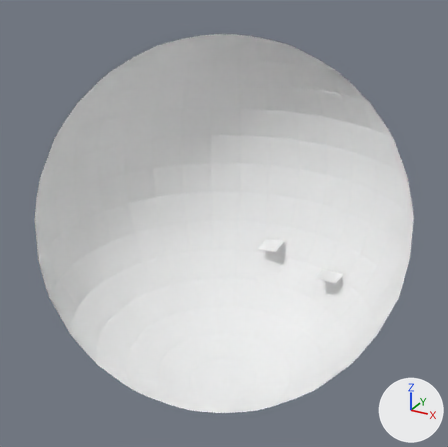
What one commit did to the glTF model assets/scene5.gltf.
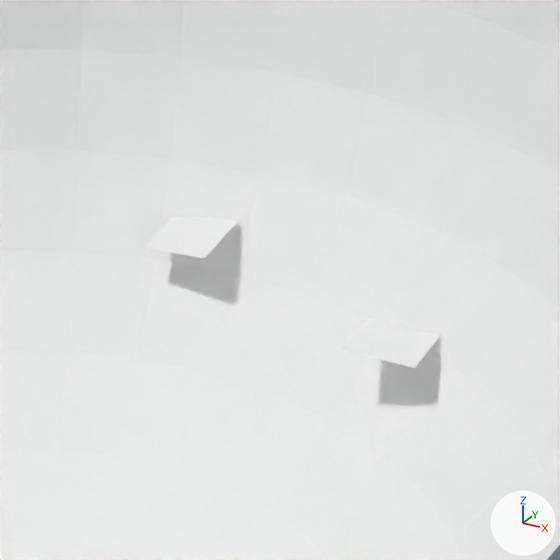
The first picture shows the older version from a 50 mm camera at (21.2, -38.6, 19.3) aimed at (0.0, 0.0, 0.0). The close-ups show both versions on the part from 48% to 84% of the width and 40% to 76% of the height of that picture. The axes (+X, +Y, +Z) are drawn at lower right. The lights are the same throughout. Everything nearer to the camera than a plane just in front of the edit is cut away. Where no turn or scale is listed for an object, it has been applied to the vertices.

Objects in the first close-up: 'Sphere', 's5_1', 's5_2'.
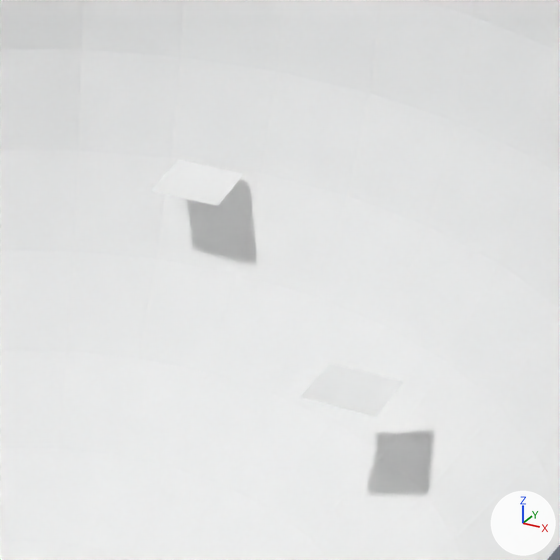
Where the change shows, as pixel boxes (x1, y1, x2, y2) in the close-ups (560 x 560 px):
's5_1', moved
    before: (342, 318, 440, 368)
    after: (301, 363, 403, 417)
's5_2', moved, turned
    before: (143, 217, 238, 258)
    after: (151, 160, 243, 206)

Edits to the bpy script that builds the scene:
```text
Change ob_s5_2:
    ob_s5_2.location: (-1.32, 12.09, -7.23) -> (-1.32, 12.46, -5.76)
    ob_s5_2.rotation_euler: (0.184, -0.103, -0.0893) -> (0.0345, -0.085, 1.624)  # degrees (11, -5.9, -5.1) -> degrees (2, -4.9, 93)
Change ob_s5_1:
    ob_s5_1.location: (5.52, 9.85, -7.86) -> (5.52, 7.03, -7.86)
```
